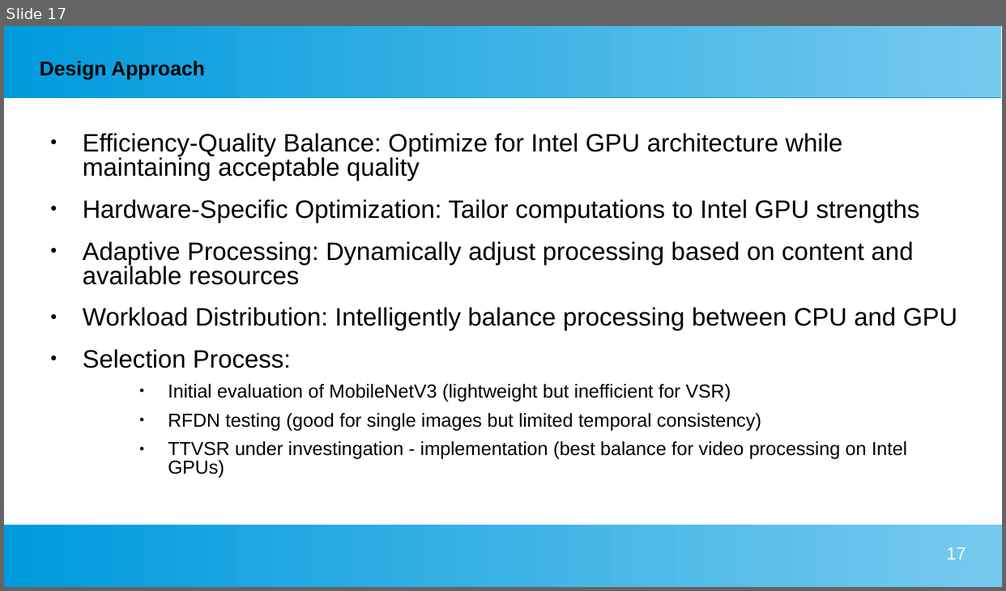
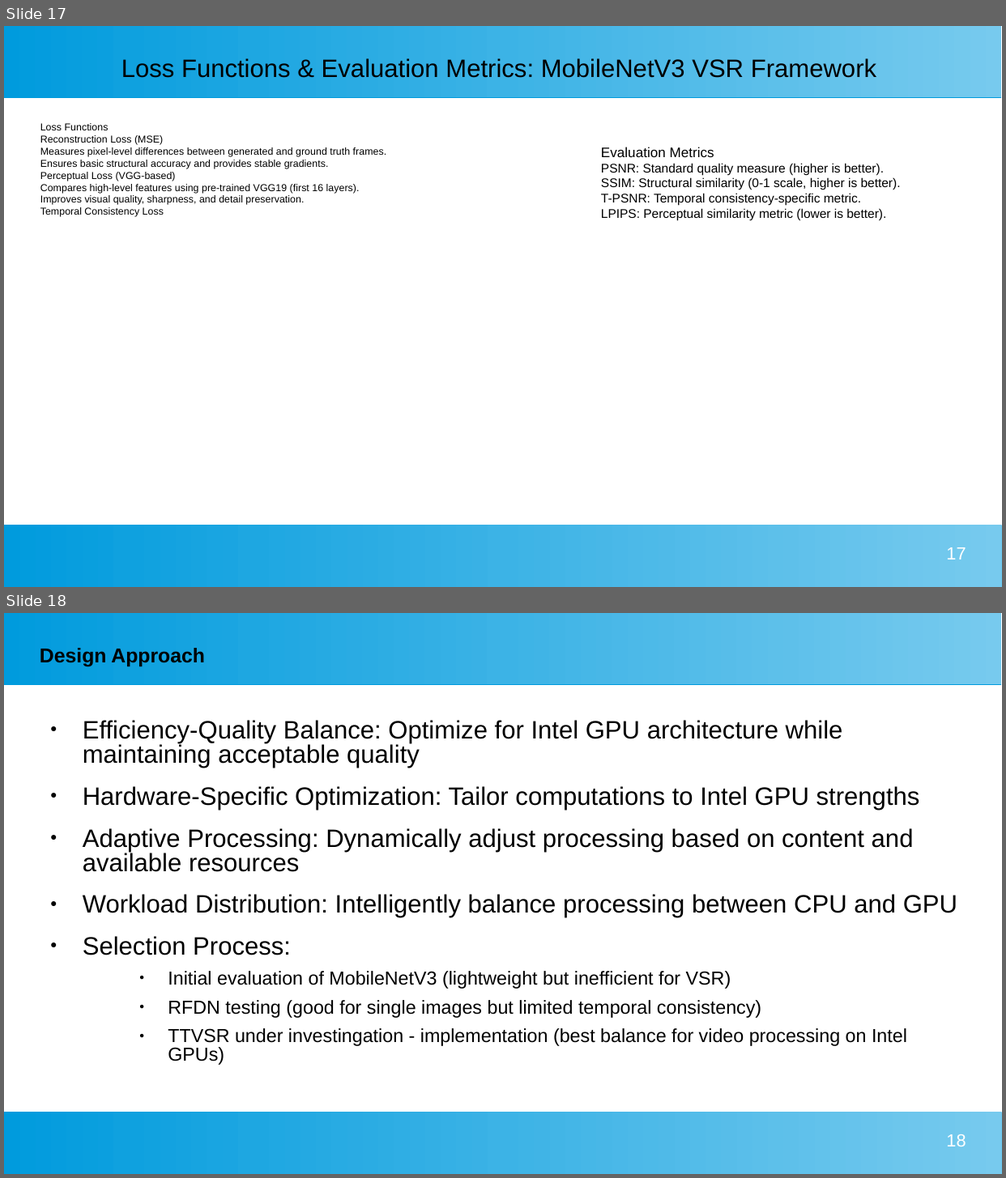
Before and after one commit to pradeepkdlkrni/sem4_project_submissions, a slide deck: submission/phase1/powerPoint/vsr.ppsx. Shown one above the other, each under a label of ours: slide 17 before the commit, slides 17 and 18 after it. The pictures are 1006x591 and 1006x1178 pixels, drawn with LibreOffice and Linux fonts; fonts in the diff are those of the drawing. Boxes give left, top, right and bottom in pixels: in the first picture for what was removed or moved away, otherwise in the second. Text is boxed around its words. In the diff, an @@ line names an element or a change of style, - is before the commit and + after.

```diff
--- a/submission/phase1/powerPoint/vsr.ppsx
+++ b/submission/phase1/powerPoint/vsr.ppsx
@@ slide 17 added at (4,26,1002,587), background #FFFFFF; not listed: 2 template elements that a slide beside it also shows @@
@@ title added at (121,58,876,78), 20 pt, text #000000 @@
+Loss Functions & Evaluation Metrics: MobileNetV3 VSR Framework
@@ text added at (40,123,387,217), 8 pt, text #000000 @@
+Loss Functions
+Reconstruction Loss (MSE)
+Measures pixel-level differences between generated and ground truth frames.
+Ensures basic structural accuracy and provides stable gradients.
+Perceptual Loss (VGG-based)
+Compares high-level features using pre-trained VGG19 (first 16 layers).
+Improves visual quality, sharpness, and detail preservation.
+Temporal Consistency Loss
@@ text added at (601,147,901,220), 10 pt, text #000000 @@
+Evaluation Metrics
+PSNR: Standard quality measure (higher is better).
+SSIM: Structural similarity (0-1 scale, higher is better).
+T-PSNR: Temporal consistency-specific metric.
+LPIPS: Perceptual similarity metric (lower is better).
@@ page number added at (946,548,965,560), 14 pt, text #FFFFFF @@
+17
@@ what was slide 17 is now slide 18 @@
@@ page number at (946,1135,965,1147): text changed @@
-17
+18
```
Also in this commit, not shown: 1 slide changed, 3 other files.
